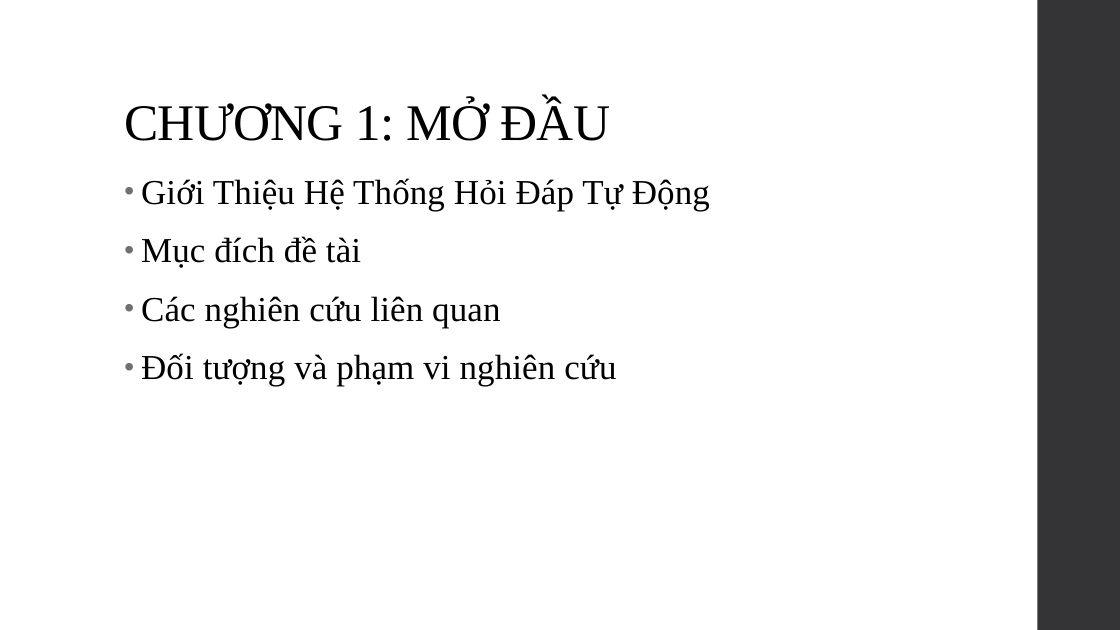
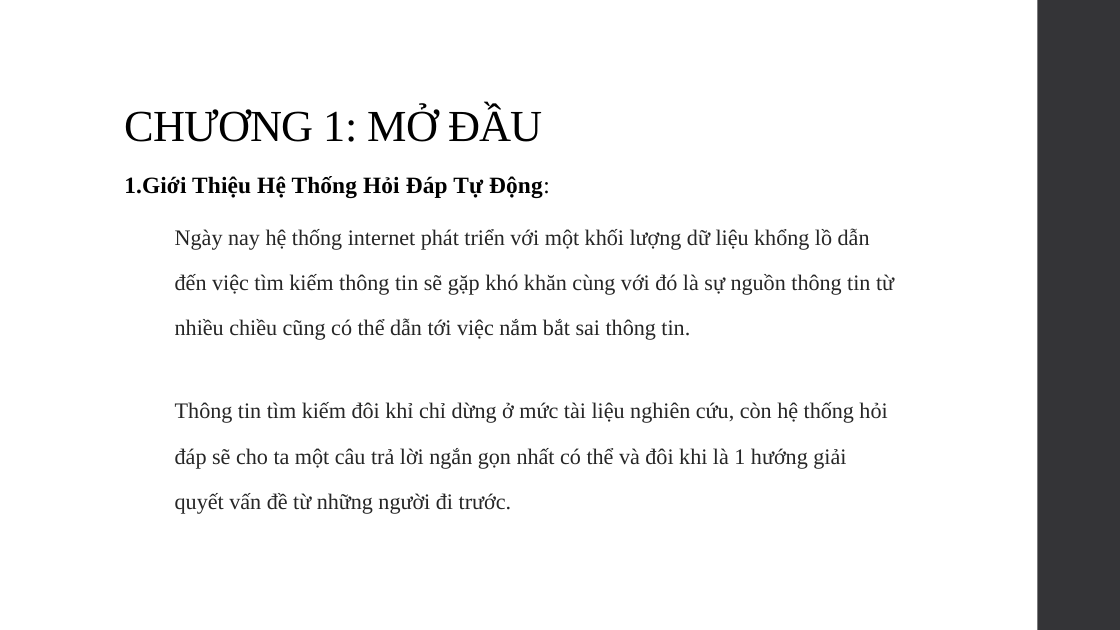
Before and after one commit to SaiGonSoftware/QA-Forum, a slide deck: slide 2 of Document/Baocao.pptx. Drawn at 1120x630 pixels with LibreOffice and Linux fonts; fonts in the diff are those of the drawing. Boxes give left, top, right and bottom in pixels: in the first picture for what was removed or moved away, otherwise in the second. Text is boxed around its words. In the diff, an @@ line names an element or a change of style, - is before the commit and + after.

```diff
--- a/Document/Baocao.pptx
+++ b/Document/Baocao.pptx
@@ title "CHƯƠNG 1: MỞ ĐẦU" at <box>124,106,543,142</box>: size 44 to 38 pt @@
@@ text at <box>124,176,894,514</box>: text changed; size 30 to 19 pt; text colour #000000 to #262626 @@
-• Giới Thiệu Hệ Thống Hỏi Đáp Tự Động
-• Mục đích đề tài
-• Các nghiên cứu liên quan
-• Đối tượng và phạm vi nghiên cứu
+1.Giới Thiệu Hệ Thống Hỏi Đáp Tự Động:
+    Ngày nay hệ thống internet phát triển với một khối lượng dữ liệu khổng lồ dẫn đến việc tìm kiếm thông tin sẽ gặp khó khăn cùng với đó là sự nguồn thông tin từ nhiều chiều cũng có thể dẫn tới việc nắm bắt sai thông tin.
+    Thông tin tìm kiếm đôi khỉ chỉ dừng ở mức tài liệu nghiên cứu, còn hệ thống hỏi đáp sẽ cho ta một câu trả lời ngắn gọn nhất có thể và đôi khi là 1 hướng giải quyết vấn đề từ những người đi trước.
```
Also in this commit, not shown: 2 other slides changed, 4 slides added, 4 other files.
